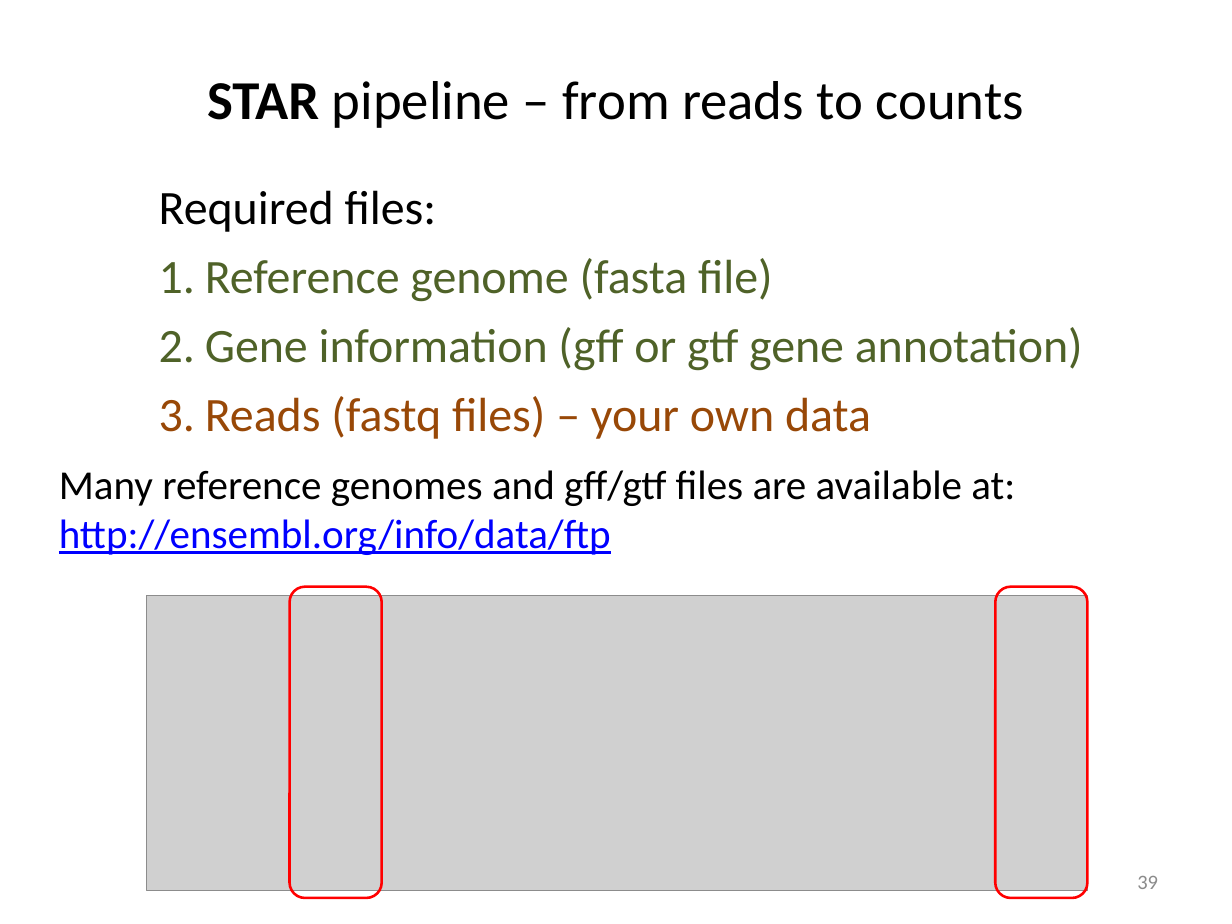
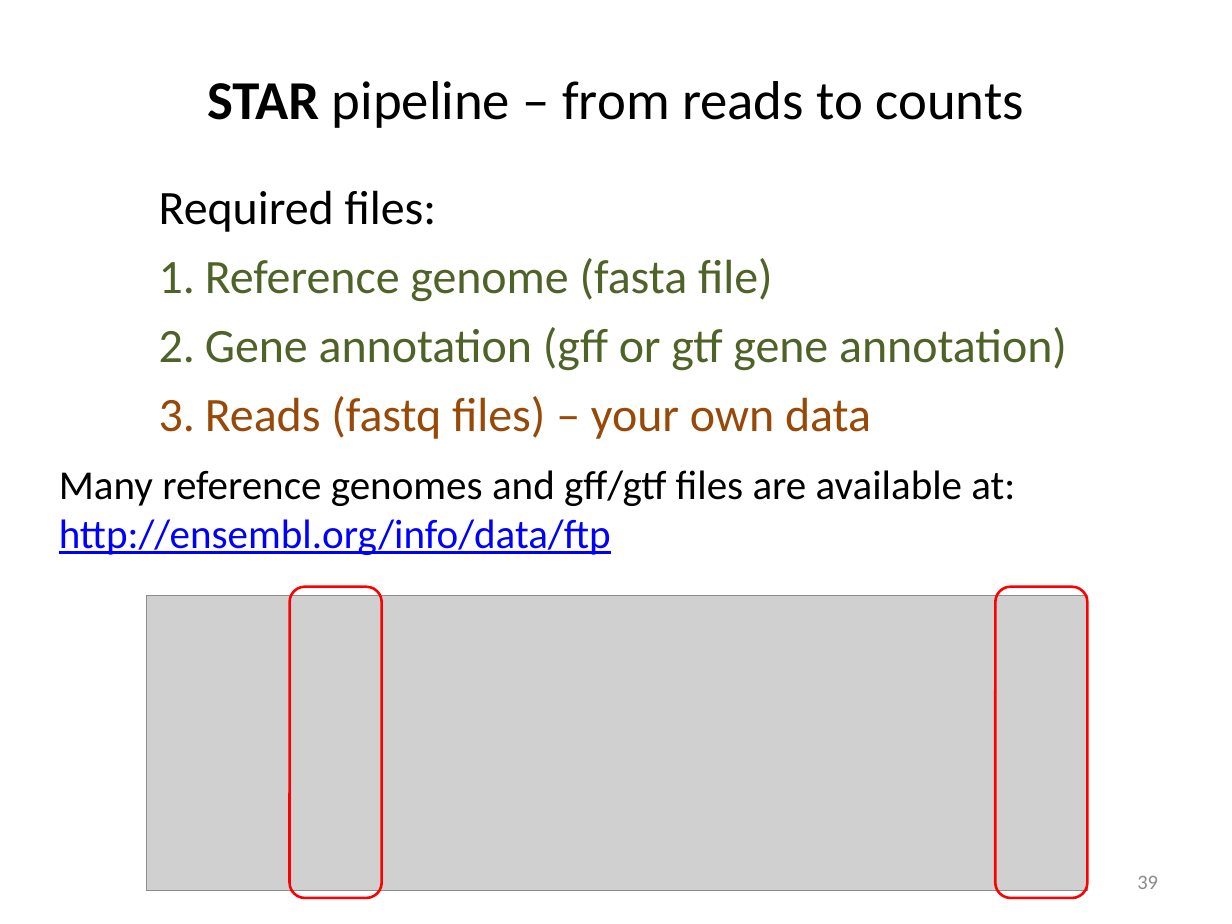
Before and after one commit to liu3zhenlab/teaching, a slide deck: slide 39 of RNA-Seq-Workshop/2024/lectures/DE-lecture_2024.pptx. Drawn at 1232x924 pixels with LibreOffice and Linux fonts; fonts in the diff are those of the drawing; grey boxes stand for pictures. Boxes give left, top, right and bottom in pixels: in the first picture for what was removed or moved away, otherwise in the second. Text is boxed around its words. In the diff, an @@ line names an element or a change of style, - is before the commit and + after.

```diff
--- a/RNA-Seq-Workshop/2024/lectures/DE-lecture_2024.pptx
+++ b/RNA-Seq-Workshop/2024/lectures/DE-lecture_2024.pptx
@@ text at (205, 327, 1067, 371): text changed @@
-2. Gene information (gff or gtf gene annotation)
+2. Gene annotation (gff or gtf gene annotation)
```
Also in this commit, not shown: 11 other slides changed, 10 other files.
